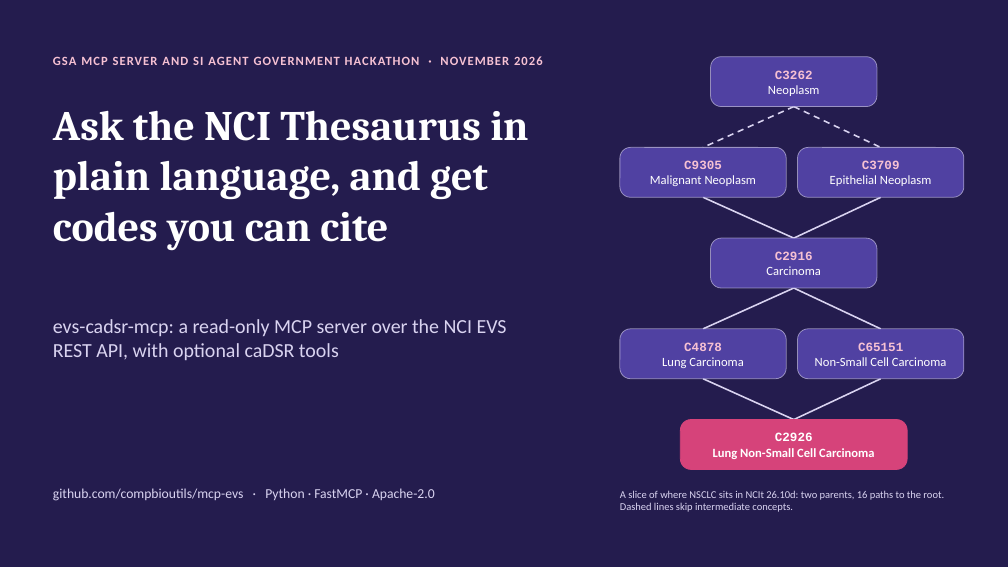
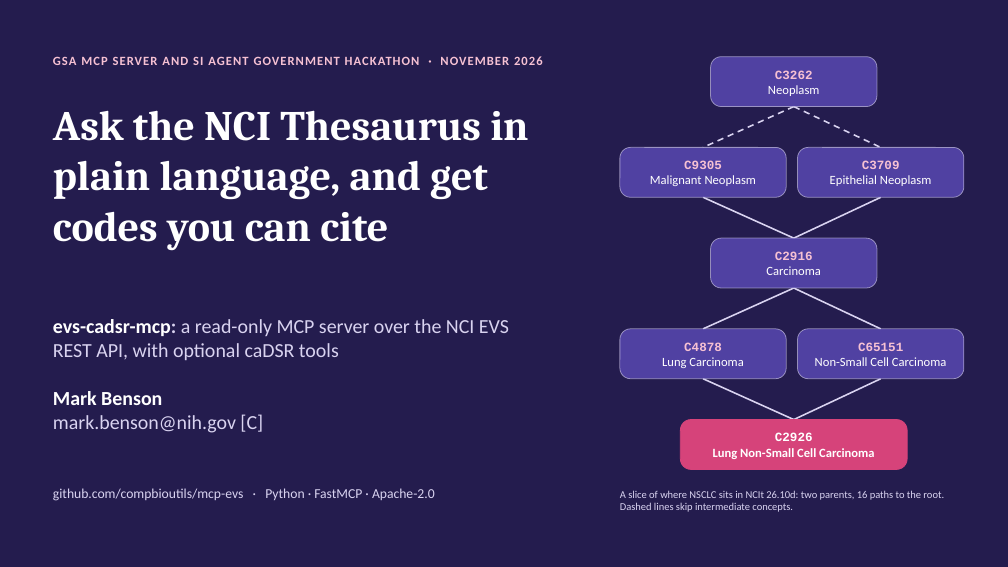
Before and after one commit to compbioutils/mcp-evs, a slide deck: slide 1 of docs/presentation/evs-cadsr-mcp-hackathon-deck.pptx. Drawn at 1008x567 pixels with LibreOffice and Linux fonts; fonts in the diff are those of the drawing. Boxes give left, top, right and bottom in pixels: in the first picture for what was removed or moved away, otherwise in the second. Text is boxed around its words. In the diff, an @@ line names an element or a change of style, - is before the commit and + after.

Commit message:
presentation, auth, ack, links in quickstart

```diff
--- a/docs/presentation/evs-cadsr-mcp-hackathon-deck.pptx
+++ b/docs/presentation/evs-cadsr-mcp-hackathon-deck.pptx
@@ text at bbox=[53, 319, 509, 433]: text changed @@
-evs-cadsr-mcp: a read-only MCP server over the NCI EVS REST API, with optional caDSR tools
+evs-cadsr-mcp: a read-only MCP server over the NCI EVS REST API, with optional caDSR tools
+Mark Benson
+mark.benson@nih.gov [C]
```
Also in this commit, not shown: 3 other files.
